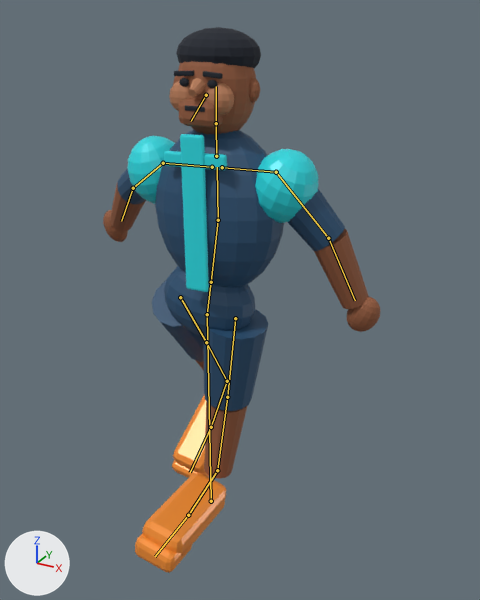
An edit to the glTF model src/assets/3d/kicklab-direction-c-athlete/v1/kicklab-direction-c-athlete.glb, drawn before and after from the same camera.
Both versions are drawn from a 50 mm lens placed at (1.244, -1.996, 2.002), pointed at (0.094, 0.095, 0.956). The axes (+X, +Y, +Z) are drawn at lower left. The lights are the same throughout. The older version comes first. Both versions are drawn at frame 8 of the action 'Strike'; the numbers are the values there. The bones that change, and the others that lie on the model, are drawn over the model as lines.

Names of what the first picture shows: 'AthleteSurface'.
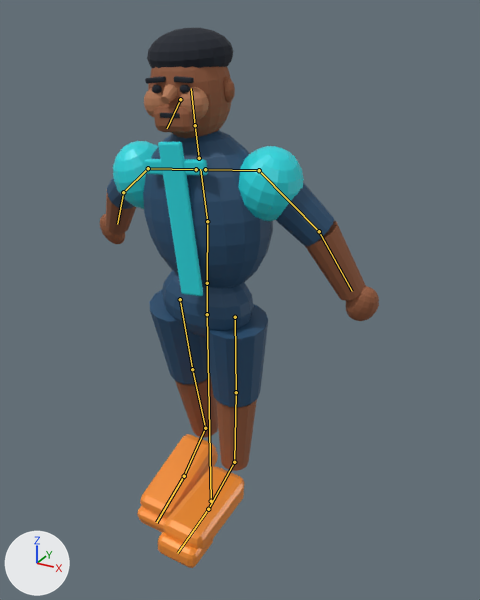
Where the change shows, as pixel boxes [x1, y1, x2, y2] in the pictures (480 x 600 px):
```json
{"object": "AthleteSurface", "change": "posed", "before": [103, 27, 380, 573], "after": [100, 28, 379, 568]}
{"bone": "Hips", "before": "(207, 314) to (210, 285)", "after": "(207, 314) to (207, 285)"}
{"bone": "UpperLeg.R", "before": "(180, 297) to (206, 342)", "after": "(180, 299) to (192, 369)"}
{"bone": "LowerLeg.R", "before": "(206, 342) to (227, 381)", "after": "(192, 369) to (205, 428)"}
```

The change, as JSON lines over the scene's bpy script:
```json
{"block": "bone_hips", "where": "bone_hips = bpy.data.objects['KickLabSharedSkeleton'].pose.bones['Hips']  # child of 'Root'"}
{"op": "set", "path": "bone_hips.rotation_quaternion", "old": "(0.998, -0.009, 0.001, -0.068)", "new": "(0.998, 0.04, -0.002, -0.04)", "note": "degrees (-1, 0, -8) -> degrees (5, 0, -5)"}
{"block": "bone_upperleg_r", "where": "bone_upperleg_r = bpy.data.objects['KickLabSharedSkeleton'].pose.bones['UpperLeg.R']  # child of 'Hips'"}
{"op": "set", "path": "bone_upperleg_r.rotation_quaternion", "old": "(0.948, 0.318, 0.003, -0.022)", "new": "(0.996, 0.086, 0.008, -0.02)", "note": "degrees (37, 1, -2) -> degrees (10, 1, -2)"}
{"block": "bone_lowerleg_r", "where": "bone_lowerleg_r = bpy.data.objects['KickLabSharedSkeleton'].pose.bones['LowerLeg.R']  # child of 'UpperLeg.R'"}
{"op": "set", "path": "bone_lowerleg_r.rotation_quaternion", "old": "(1.0, -0.009, 0.0, 0.0)", "new": "(1.0, 0.023, 0.0, 0.0)", "note": "degrees (-1, 0, 0) -> degrees (3, 0, 0)"}
```
